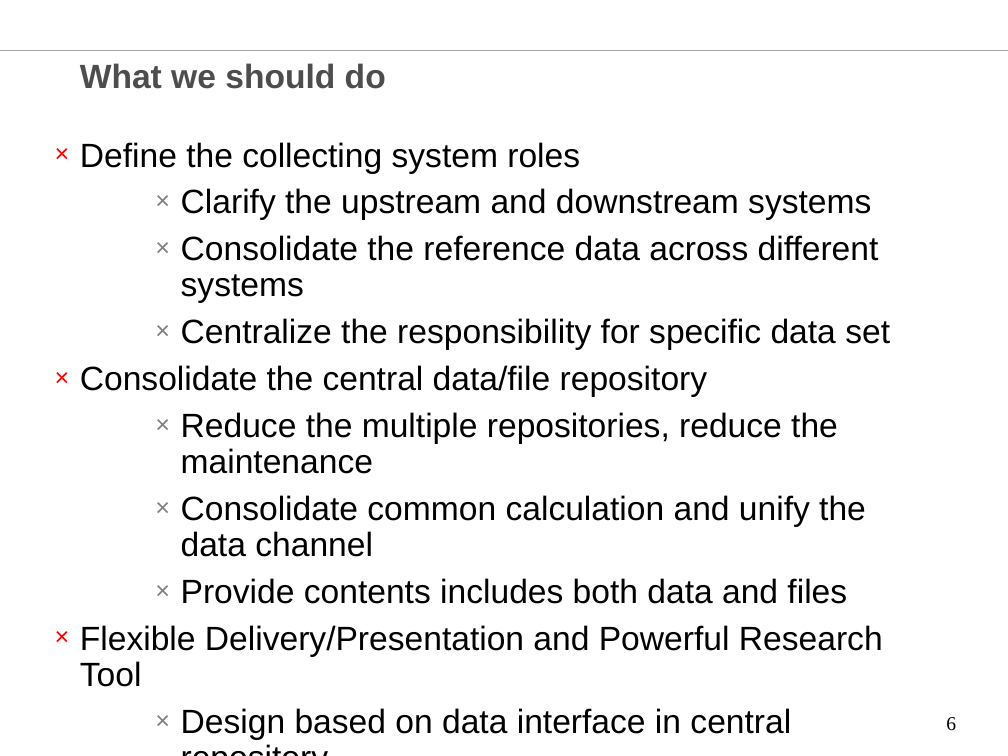
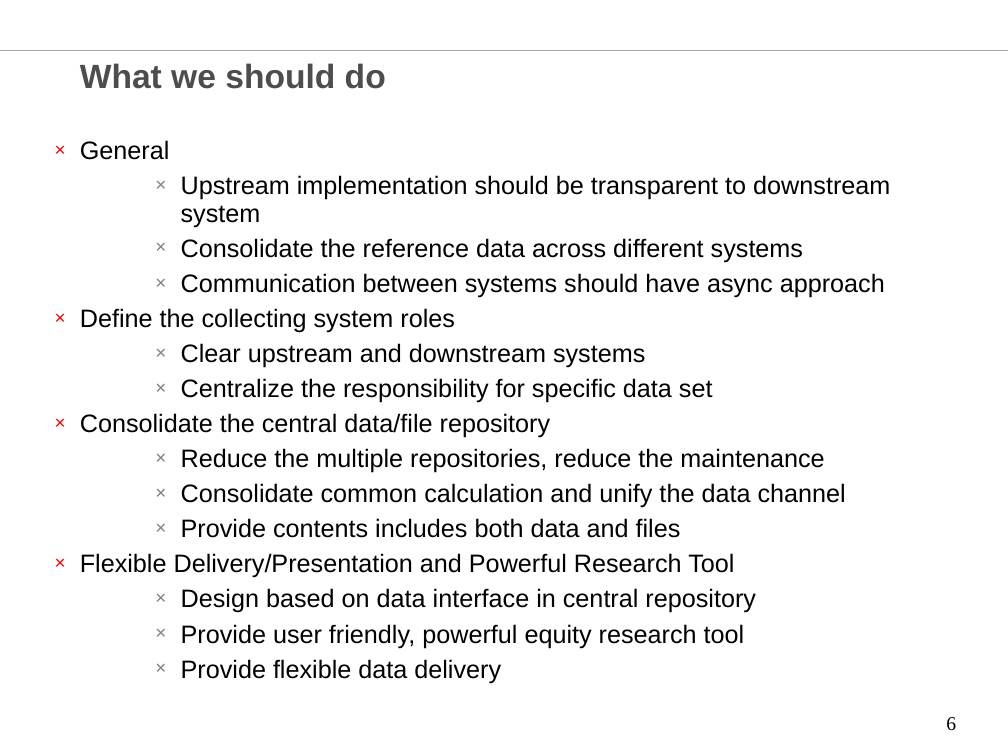
Before and after one commit to chenglx/myenv, a slide deck: slide 6 of Equity Data Technology Vision.ppt. Drawn at 1008x756 pixels with LibreOffice and Linux fonts; fonts in the diff are those of the drawing; background and template pictures are left out. Boxes give left, top, right and bottom in pixels: in the first picture for what was removed or moved away, otherwise in the second. Text is boxed around its words. In the diff, an @@ line names an element or a change of style, - is before the commit and + after.

```diff
--- a/Equity Data Technology Vision.ppt
+++ b/Equity Data Technology Vision.ppt
@@ text at (x1=80, y1=140, x2=890, y2=297): paragraphs added @@
+× General
+  × Upstream implementation should be transparent to downstream system
+  × Consolidate the reference data across different systems
+  × Communication between systems should have async approach
@@ text at (x1=80, y1=308, x2=846, y2=683): size 24 to 18 pt in "Define the collecting system roles", "Centralize the responsibility for specific data set", "Consolidate the central data/file repository", "Reduce the multiple repositories, reduce the maintenance" and 6 more places; less space between paragraphs @@
@@ text at (x1=181, y1=343, x2=645, y2=368): text changed; size 24 to 18 pt @@
-  × Clarify the upstream and downstream systems
-  × Consolidate the reference data across different systems
+  × Clear upstream and downstream systems
```
Also in this commit, not shown: 3 other slides changed, 3 slides added.
